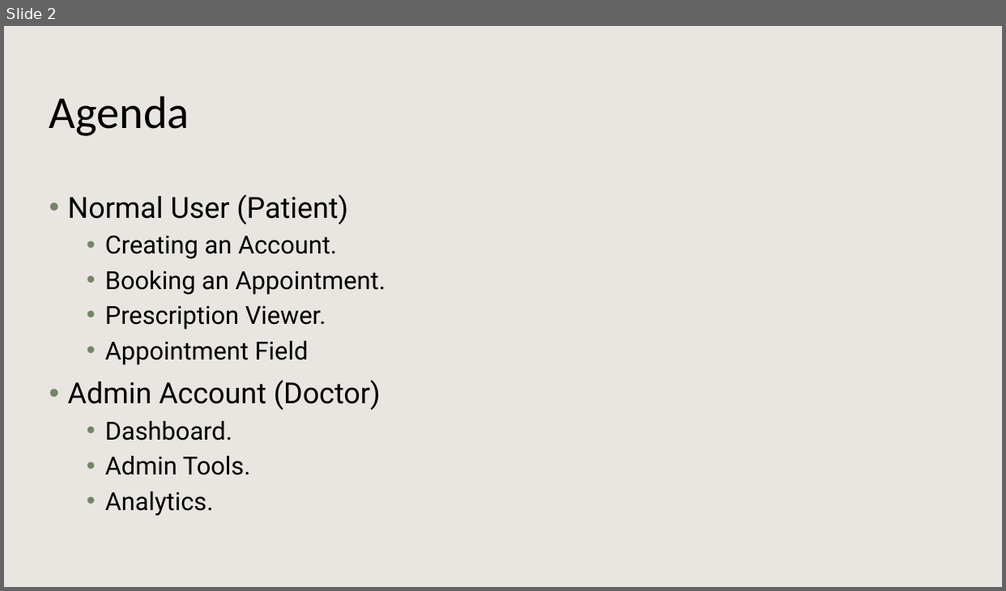
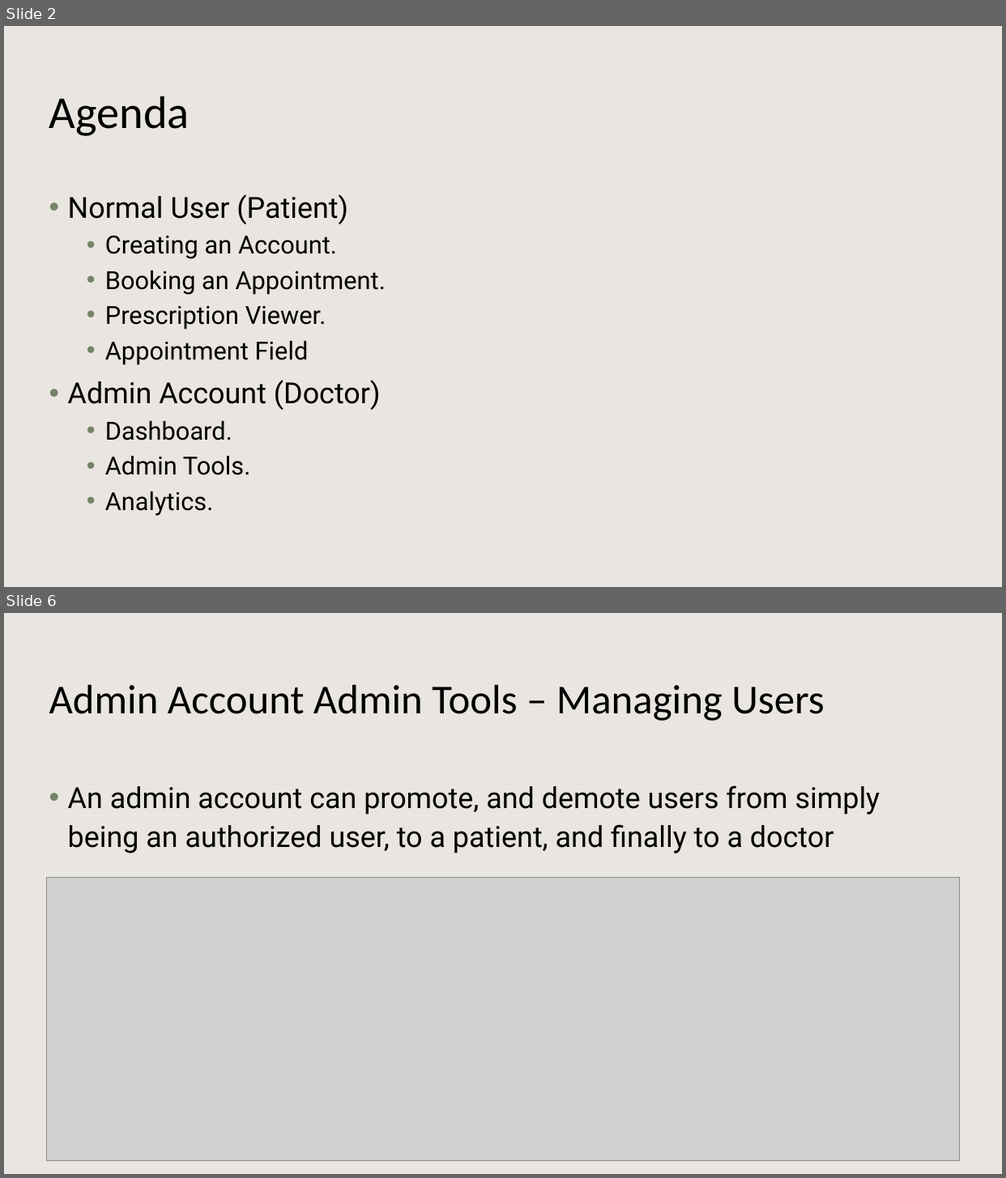
Before and after one commit to Kaylaheady/webDevPortalAndScheduling, a slide deck: docs/Online Appointment and Record System Demo.pptx. Shown one above the other, each under a label of ours: slide 2 before the commit, slides 2 and 6 after it; the slides between them are not shown. The pictures are 1006x591 and 1006x1178 pixels, drawn with LibreOffice and Linux fonts; fonts in the diff are those of the drawing; grey boxes stand for pictures; background and template pictures are left out. Boxes give left, top, right and bottom in pixels: in the first picture for what was removed or moved away, otherwise in the second. Text is boxed around its words. In the diff, an @@ line names an element or a change of style, - is before the commit and + after.

```diff
--- a/docs/Online Appointment and Record System Demo.pptx
+++ b/docs/Online Appointment and Record System Demo.pptx
@@ slide 6 added at [4, 613, 1002, 1174], background #FFFFFF; not listed: 1 template element that a slide beside it also shows @@
@@ title added at [49, 684, 824, 721], 39.6 pt, text #000000 @@
+Admin Account Admin Tools – Managing Users
@@ text added at [68, 786, 880, 854], 28 pt, text #000000 @@
+• An admin account can promote, and demote users from simply being an authorized user, to a patient, and finally to a doctor
@@ picture added at [47, 877, 960, 1161] @@
```
Also in this commit, not shown: 9 other slides added.
